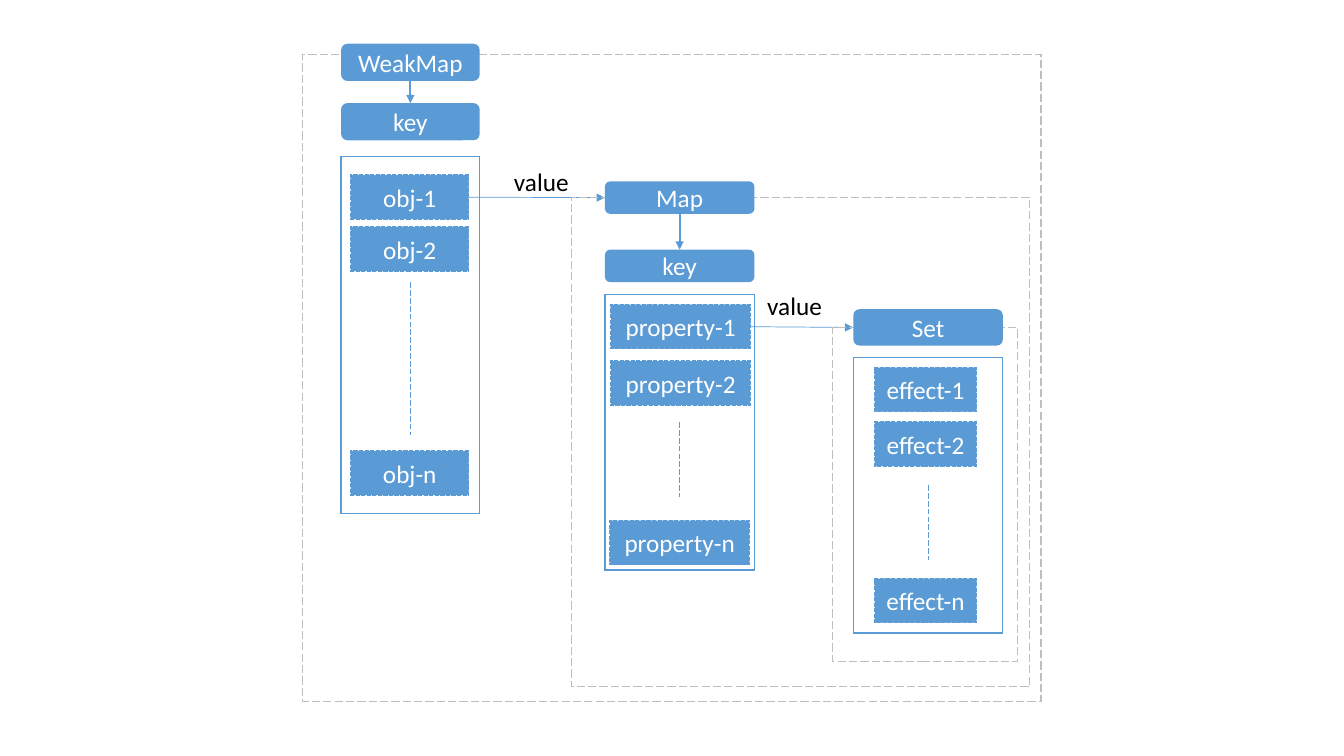
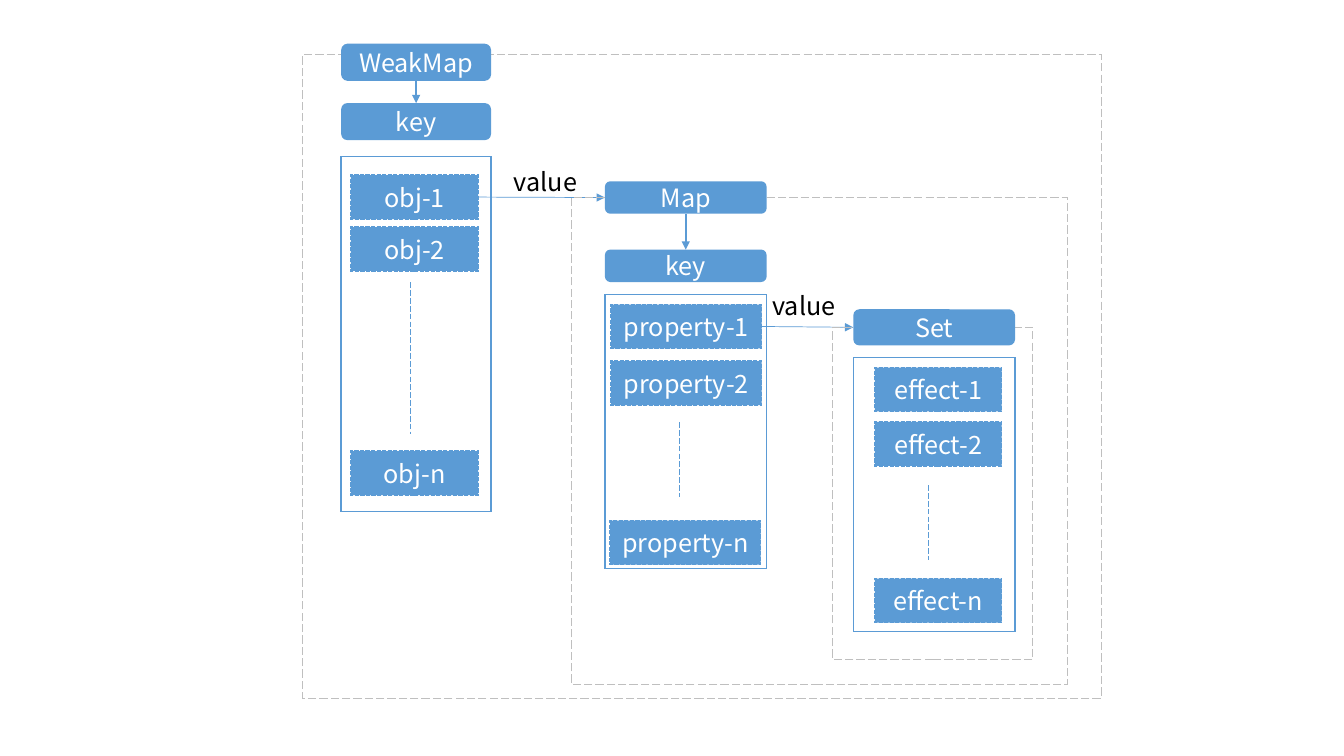
Before and after one commit to zuogl/zNote, a slide deck: slide 3 of img.pptx. Drawn at 1344x756 pixels with LibreOffice and Linux fonts; fonts in the diff are those of the drawing. Boxes give left, top, right and bottom in pixels: in the first picture for what was removed or moved away, otherwise in the second. Text is boxed around its words. In the diff, an @@ line names an element or a change of style, - is before the commit and + after.

```diff
--- a/img.pptx
+++ b/img.pptx
@@ rectangle: place and size @@
-rectangle at <box>302,54,1041,702</box>
+rectangle at <box>302,54,1101,699</box>
@@ rounded rectangle "WeakMap": place and size @@
-rounded rectangle "WeakMap" at <box>341,43,479,81</box>
+rounded rectangle "WeakMap" at <box>341,43,491,81</box>
@@ arrow moved from (410, 81) - (410, 103) to (416, 81) - (416, 103) @@
@@ rounded rectangle "key": place and size @@
-rounded rectangle "key" at <box>341,103,479,140</box>
+rounded rectangle "key" at <box>341,103,491,140</box>
@@ rectangle: place and size @@
-rectangle at <box>341,156,479,513</box>
+rectangle at <box>341,156,491,511</box>
@@ rectangle "obj-1": place and size @@
-rectangle "obj-1" at <box>351,175,469,220</box>
+rectangle "obj-1" at <box>351,175,478,220</box>
@@ arrow moved from (469, 198) - (605, 198) to (478, 198) - (605, 198) @@
@@ rectangle: place and size @@
-rectangle at <box>572,198,1030,688</box>
+rectangle at <box>572,198,1068,685</box>
@@ rounded rectangle "Map": place and size @@
-rounded rectangle "Map" at <box>605,181,754,214</box>
+rounded rectangle "Map" at <box>605,181,766,214</box>
@@ rectangle "obj-2": place and size @@
-rectangle "obj-2" at <box>351,227,469,271</box>
+rectangle "obj-2" at <box>351,227,478,271</box>
@@ arrow moved from (680, 214) - (680, 250) to (686, 214) - (686, 250) @@
@@ rounded rectangle "key": place and size @@
-rounded rectangle "key" at <box>605,250,754,282</box>
+rounded rectangle "key" at <box>605,250,766,282</box>
@@ rectangle: place and size @@
-rectangle at <box>605,294,754,571</box>
+rectangle at <box>605,294,766,569</box>
@@ rectangle "property-1": place and size @@
-rectangle "property-1" at <box>611,304,750,349</box>
+rectangle "property-1" at <box>611,304,761,349</box>
@@ arrow moved from (731, 327) - (854, 328) to (762, 327) - (854, 328) @@
@@ rectangle: place and size @@
-rectangle at <box>833,328,1017,661</box>
+rectangle at <box>833,328,1032,660</box>
@@ rounded rectangle "Set": place and size @@
-rounded rectangle "Set" at <box>854,310,1003,346</box>
+rounded rectangle "Set" at <box>854,310,1015,346</box>
@@ rectangle: place and size @@
-rectangle at <box>854,358,1003,634</box>
+rectangle at <box>854,358,1015,632</box>
@@ rectangle "property-2": place and size @@
-rectangle "property-2" at <box>611,361,750,405</box>
+rectangle "property-2" at <box>611,361,761,405</box>
@@ rectangle "effect-1": place and size @@
-rectangle "effect-1" at <box>875,368,977,412</box>
+rectangle "effect-1" at <box>875,368,1002,412</box>
@@ rectangle "effect-2": place and size @@
-rectangle "effect-2" at <box>875,422,977,467</box>
+rectangle "effect-2" at <box>875,422,1002,467</box>
@@ rectangle "obj-n": place and size @@
-rectangle "obj-n" at <box>351,452,469,496</box>
+rectangle "obj-n" at <box>351,452,478,496</box>
@@ rectangle "property-n": place and size @@
-rectangle "property-n" at <box>610,521,749,566</box>
+rectangle "property-n" at <box>610,521,760,566</box>
@@ font Calibri to Noto Sans CJK SC in 16 elements at <box>351,175,478,220</box>, <box>351,227,478,271</box>, <box>351,452,478,496</box>, <box>611,304,761,349</box>, <box>611,361,761,405</box>, <box>610,521,760,566</box>, <box>605,250,766,282</box>, <box>605,181,766,214</box>, <box>854,310,1015,346</box>, <box>341,103,491,140</box>, <box>341,43,491,81</box>, <box>514,171,577,192</box>, <box>772,295,835,316</box>, <box>875,368,1002,412</box>, <box>875,422,1002,467</box>, <box>875,579,1002,623</box> @@
@@ rectangle "effect-n": place and size @@
-rectangle "effect-n" at <box>875,579,977,623</box>
+rectangle "effect-n" at <box>875,579,1002,623</box>
```
Also in this commit, not shown: 2 other slides changed, 17 slides added, 42 other files.
